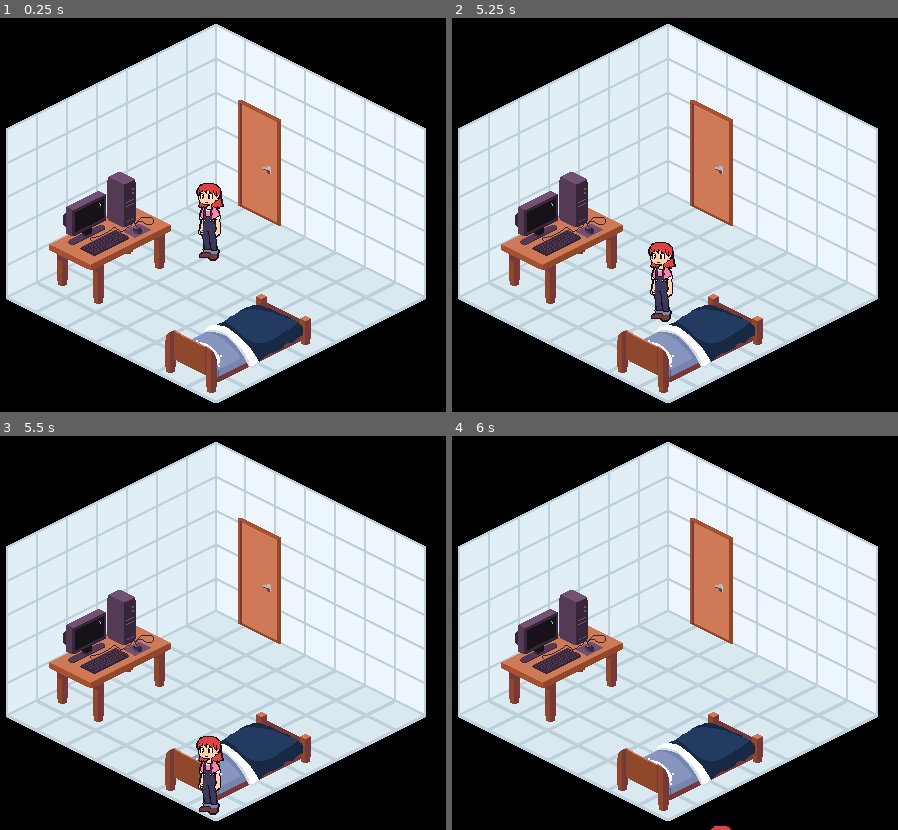
Above: before the commit, frames 1-4 (two rows, left to right).
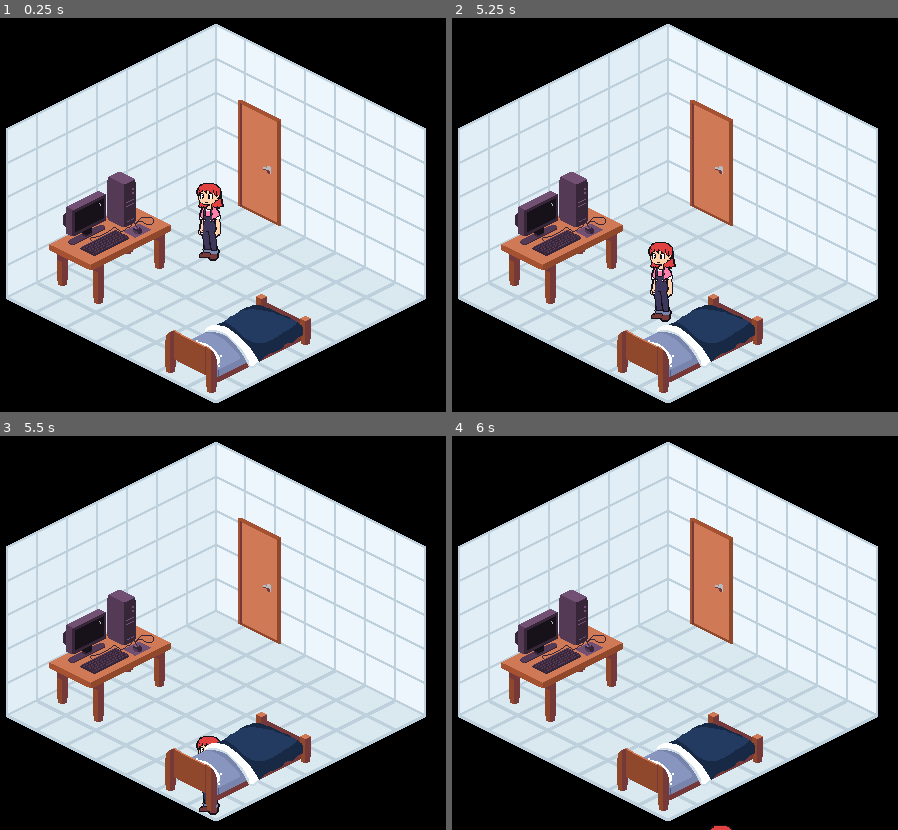
Above: after the commit, the same moments.

Repository: andcolatto/Repository-Santa-Merc-
Game: Godot game, scene res://Scenes/debug.tscn
Same seed, same stepped clock (60 frames per second), same inputs: the game is played once before the commit and once after it.
Inputs:
- Up to frame 1 (0.25 s): no input
- Up to frame 2 (5.25 s): tap Enter at 0.5, 3.5 s; hold Right (ui_right) 0.53-1.28 s; hold Down (ui_down) 1.28-2.03 s; hold Right (ui_right) 2.03-2.78 s; tap Space at 2.75 s; hold Up (ui_up) 2.78-3.53 s; hold Left (ui_left) 3.53-5.03 s; hold Down (ui_down) from 5.03 s (still down)
- Up to frame 3 (5.5 s): keep holding Down (ui_down)
- Up to frame 4 (6 s): release Down (ui_down) at 5.78 s; hold Right (ui_right) from 5.78 s (still down)

Frames 1-2 are identical in both runs. In frame 3, 0.7% of the frame differs, in the area x 44-51%, y 77-96%; in frame 4, nothing differs.

Commit message:
fonts, menu and amanda`s layer

Diff:
--- /dev/null
+++ b/Santa Mercê/project/Scenes/Menu.tscn
@@ -0,0 +1,28 @@
+[gd_scene format=3 uid="uid://shubvlopxymy"]
+
+[ext_resource type="Script" uid="uid://ptloxnb73fpj" path="res://Scripts/Menu/menu_hud.gd" id="1_3kf3n"]
+[ext_resource type="FontFile" uid="uid://jdewj2mna65g" path="res://Font/Nyntunkocom Font/Nyntunkocom.ttf" id="2_6pedr"]
+
+[sub_resource type="LabelSettings" id="LabelSettings_vko3y"]
+font = ExtResource("2_6pedr")
+
+[node name="Node2D" type="Node2D" unique_id=160114515]
+
+[node name="MenuHUD" type="CanvasGroup" parent="." unique_id=1927890801]
+script = ExtResource("1_3kf3n")
+
+[node name="name" type="Label" parent="MenuHUD" unique_id=62606709]
+offset_left = 177.0
+offset_top = 91.0
+offset_right = 274.0
+offset_bottom = 114.0
+text = "Santa Mercê"
+label_settings = SubResource("LabelSettings_vko3y")
+
+[node name="NG" type="Button" parent="MenuHUD" unique_id=320542299]
+offset_left = 185.0
+offset_top = 208.0
+offset_right = 278.0
+offset_bottom = 239.0
+theme_override_fonts/font = ExtResource("2_6pedr")
+text = "New Game"
--- a/Santa Mercê/project/Scenes/debug.tscn
+++ b/Santa Mercê/project/Scenes/debug.tscn
@@ -58,6 +58,7 @@
 polygon = PackedVector2Array(1.8717213, -3.5106888, 6.3011665, -1.6948681, -3.405325, 2.2508163, -8.005098, 0.43530273)
 
 [node name="Bed" type="Node2D" parent="." unique_id=1570761424]
+z_index = 2
 position = Vector2(253, 331)
 metadata/_edit_group_ = true
 
--- /dev/null
+++ b/Santa Mercê/project/Scripts/Menu/menu_hud.gd
@@ -0,0 +1,16 @@
+extends CanvasGroup
+
+@onready var NGb = $NG # is a variable for get New Game button
+
+# Called when the node enters the scene tree for the first time.
+func _ready() -> void:
+	pass # Replace with function body.
+
+
+# Called every frame. 'delta' is the elapsed time since the previous frame.
+func _process(_delta: float) -> void:
+
+	if NGb.button_pressed:
+		get_tree().change_scene_to_file("res://Scenes/debug.tscn") #Simple Script for change scenes
+
+	pass
Binary file added: Santa Mercê/project/Font/Nyntunkocom Font/Nyntunkocom.ttf
Not shown, added: Santa Mercê/project/Font/Nyntunkocom Font/Nyntunkocom.ttf.import
Not shown, added: Santa Mercê/project/Font/Nyntunkocom Font/NyntunkocomBMF.fnt
Not shown, added: Santa Mercê/project/Font/Nyntunkocom Font/NyntunkocomBMF.fnt.import
Binary file added: Santa Mercê/project/Font/Nyntunkocom Font/NyntunkocomBMF_0.png
Not shown, added: Santa Mercê/project/Font/Nyntunkocom Font/NyntunkocomBMF_0.png.import
Binary file added: Santa Mercê/project/Font/Nyntunkocom Font/NyntunkocomMono.ttf
Not shown, added: Santa Mercê/project/Font/Nyntunkocom Font/NyntunkocomMono.ttf.import
Not shown, added: Santa Mercê/project/Scripts/Menu/menu_hud.gd.uid
